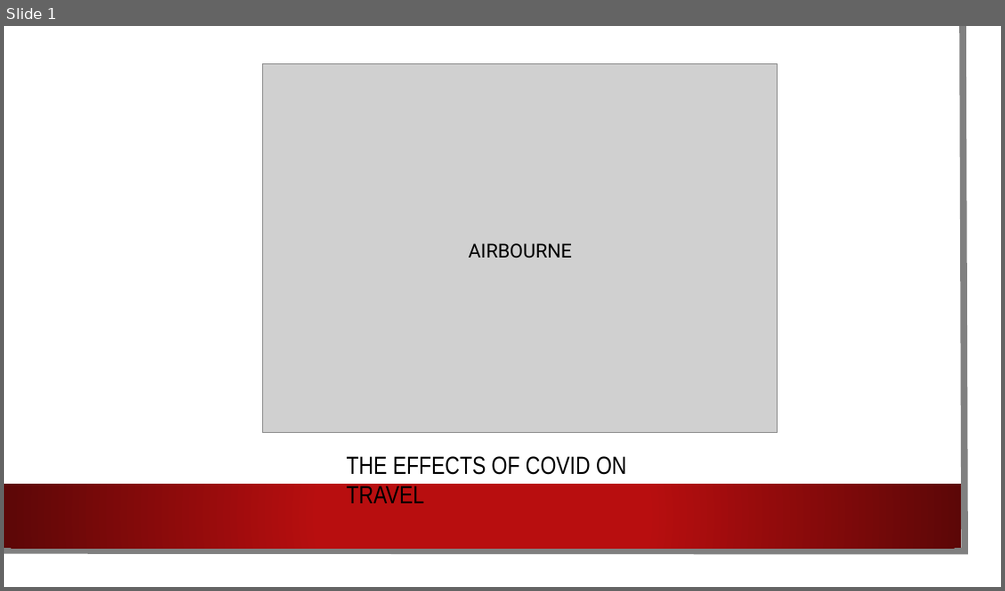
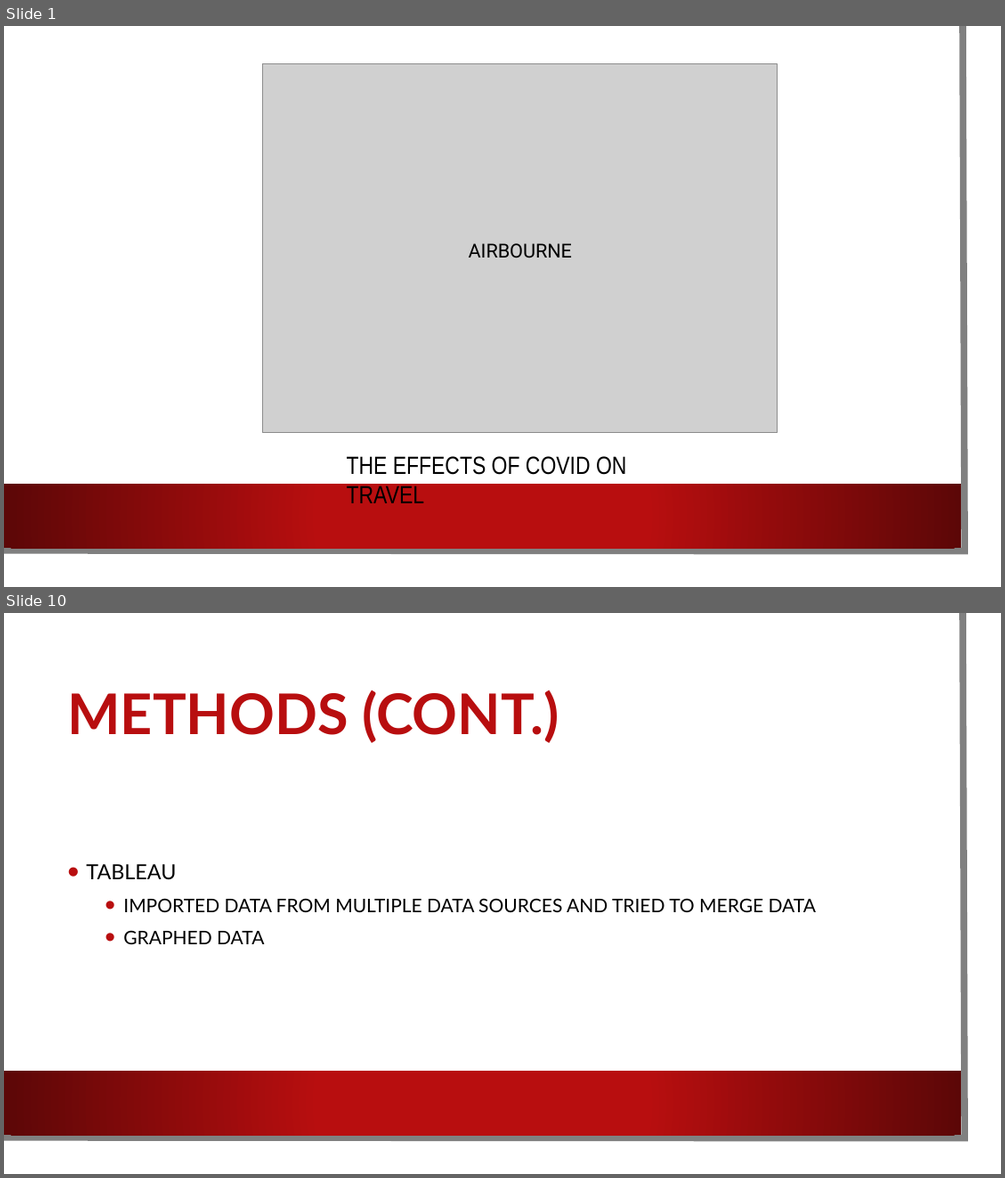
Before and after one commit to Team-Dynamite/Project-TNT, a slide deck: Media/Presentation (1).pptx. Shown one above the other, each under a label of ours: slide 1 before the commit, slides 1 and 10 after it; the slides between them are not shown. The pictures are 1005x591 and 1005x1178 pixels, drawn with LibreOffice and Linux fonts; fonts in the diff are those of the drawing; grey boxes stand for pictures; background and template pictures are left out. Boxes give left, top, right and bottom in pixels: in the first picture for what was removed or moved away, otherwise in the second. Text is boxed around its words. In the diff, an @@ line names an element or a change of style, - is before the commit and + after.

```diff
--- a/Media/Presentation (1).pptx
+++ b/Media/Presentation (1).pptx
@@ slide 10 added at [4, 613, 1001, 1174], background picture (left out); not listed: 3 template elements that a slide beside it also shows @@
@@ title added at [67, 690, 559, 743], 54 pt, text #B80E0F, bold @@
+METHODS (CONT.)
@@ text added at [86, 864, 816, 944], 18 pt, text #000000 @@
+• TABLEAU
+  • IMPORTED DATA FROM MULTIPLE DATA SOURCES AND TRIED TO MERGE DATA
+  • GRAPHED DATA
```
Also in this commit, not shown: 9 slides changed, 4 other slides added, 3 slides removed.
